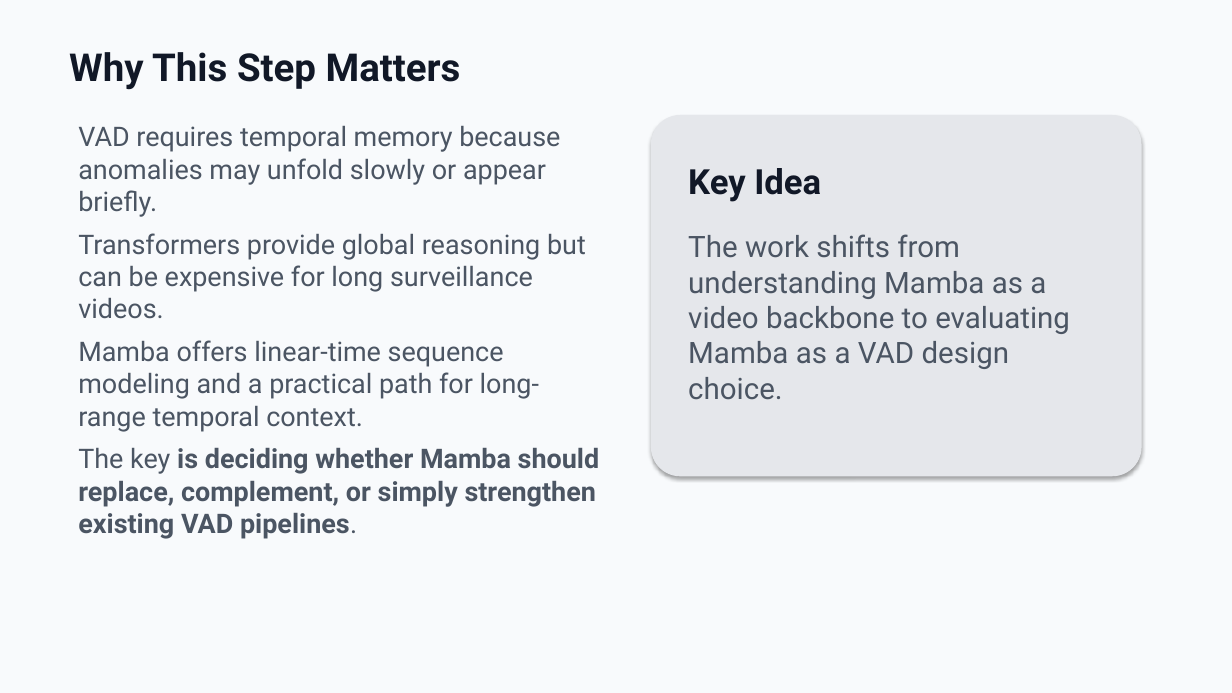
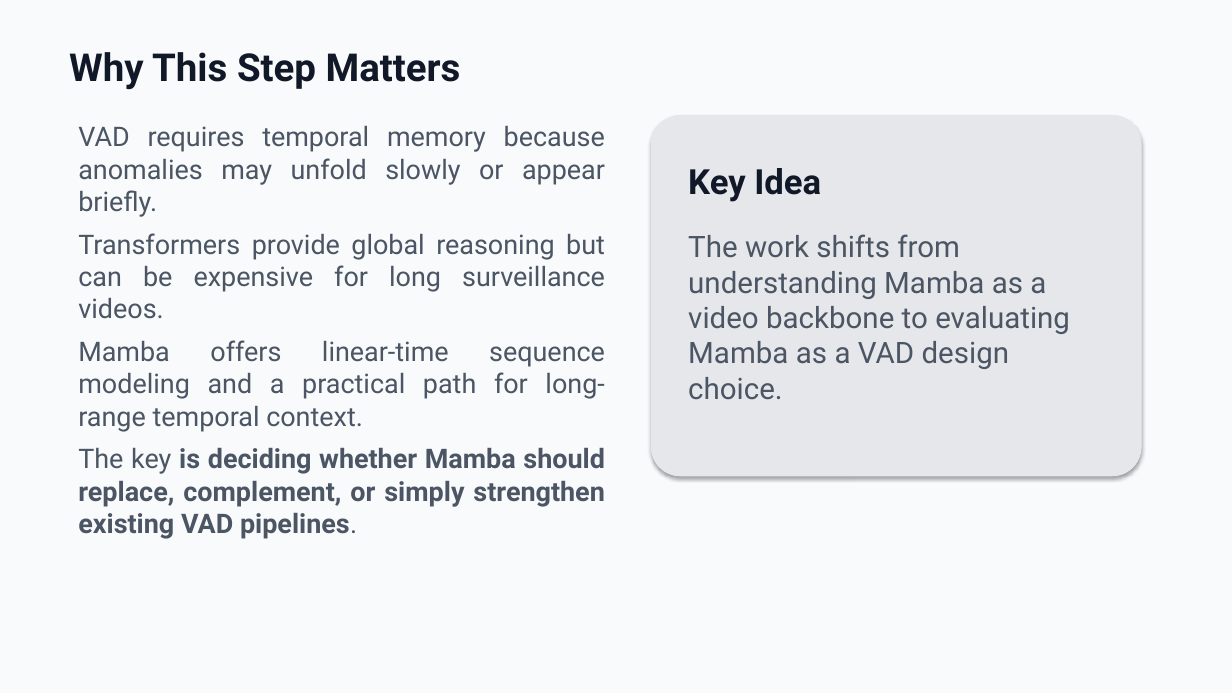
Before and after one commit to zeroxred/research, a slide deck: slide 3 of presentations/06_weekly_summary_mamba_vad_en.pptx. Drawn at 1232x693 pixels with LibreOffice and Linux fonts; fonts in the diff are those of the drawing. Boxes give left, top, right and bottom in pixels: in the first picture for what was removed or moved away, otherwise in the second. Text is boxed around its words. In the diff, an @@ line names an element or a change of style, - is before the commit and + after.

```diff
--- a/presentations/06_weekly_summary_mamba_vad_en.pptx
+++ b/presentations/06_weekly_summary_mamba_vad_en.pptx
@@ text "VAD requires temporal memory because ..." at (78, 126, 605, 539): alignment left to justified @@
```
